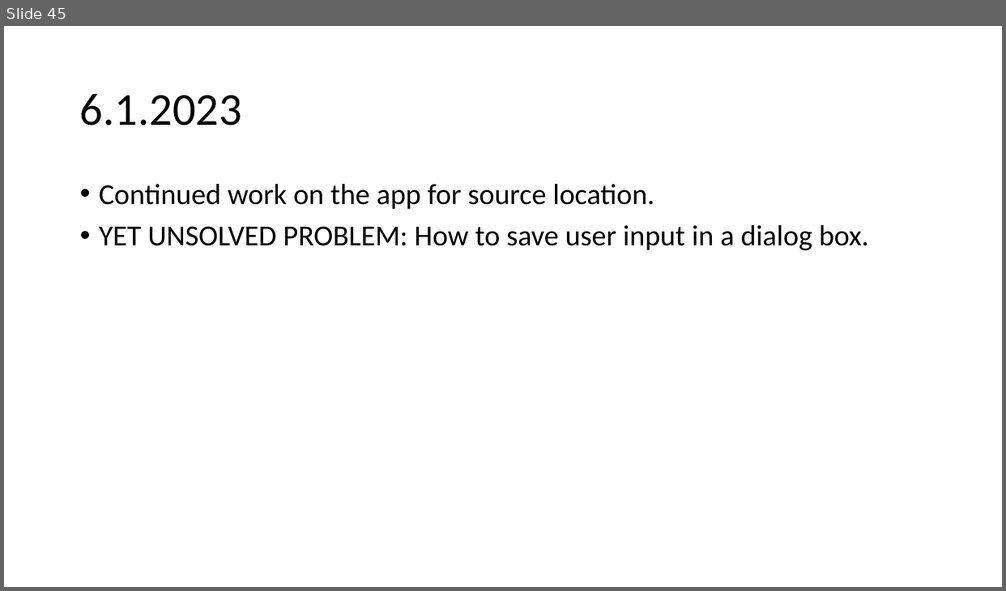
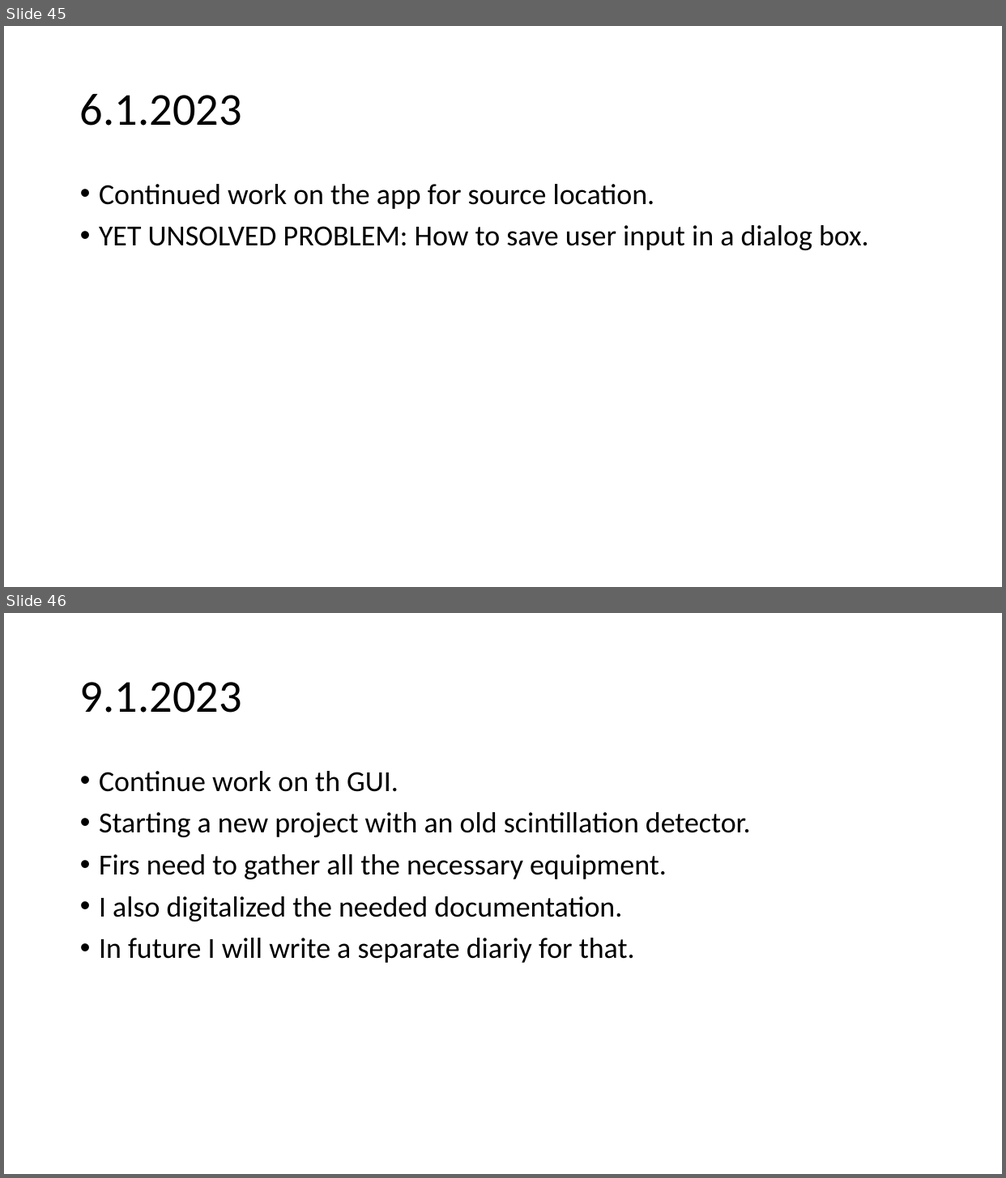
Before and after one commit to urhtrinko/DroneRadioactivity_student_job, a slide deck: reports/work_diary.pptx. Shown one above the other, each under a label of ours: slide 45 before the commit, slides 45 and 46 after it. The pictures are 1006x591 and 1006x1178 pixels, drawn with LibreOffice and Linux fonts; fonts in the diff are those of the drawing. Boxes give left, top, right and bottom in pixels: in the first picture for what was removed or moved away, otherwise in the second. Text is boxed around its words. In the diff, an @@ line names an element or a change of style, - is before the commit and + after.

```diff
--- a/reports/work_diary.pptx
+++ b/reports/work_diary.pptx
@@ slide 46 added at [4,613,1002,1174], background #FFFFFF @@
@@ title added at [80,682,242,713], 44 pt, text #000000 @@
+9.1.2023
@@ text added at [99,771,751,963], 28 pt, text #000000 @@
+• Continue work on th GUI.
+• Starting a new project with an old scintillation detector.
+• Firs need to gather all the necessary equipment.
+• I also digitalized the needed documentation.
+• In future I will write a separate diariy for that.
```
